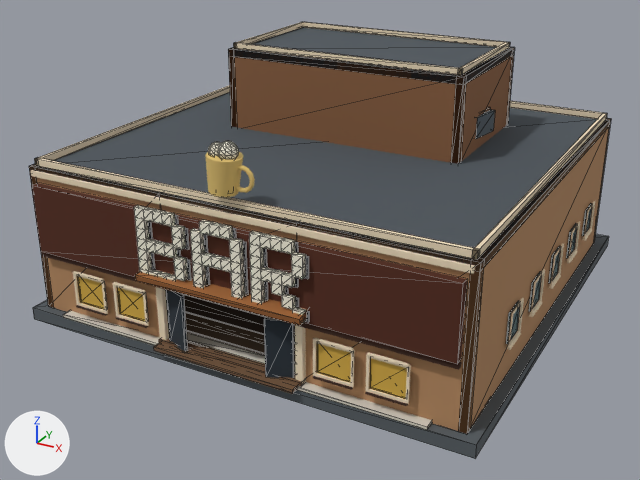
One commit to the glTF model assets/vibe_theft_auto_custom/models/bar-building.glb: the scene before it, then after it.
Rendered twice from a 50 mm lens placed at (19.5, -38.3, 21.2), pointed at (-0.4, -2.1, 3.0). Every picture has the same lights, and +X, +Y and +Z are marked at lower left. The older version comes first. Mesh edges are drawn as thin lines on the coarser meshes. Where no turn or scale is listed for an object, it has been applied to the vertices. Vertices at exactly the same position are counted once.

Script lines for the objects in view, before the commit:
```python
me_mesh_12 = bpy.data.meshes.new('Mesh_12')
me_mesh_12.from_pydata(...)  # 24 vertices, 48 faces; spans x -6.3..6.3, y -1.0..6.4, z 7.63..11.93
me_mesh_12.materials.append(mat_material_8)  # brown #8b6040
me_mesh_17 = bpy.data.meshes.new('Mesh_17')
me_mesh_17.from_pydata(...)  # 40 vertices, 60 faces; spans x -10.4..10.4, y -11.3..-10.9, z 1.4..3.8
me_mesh_17.materials.append(mat_material_11)  # brown #3c2115
me_mesh_4 = bpy.data.meshes.new('Mesh_4')
me_mesh_4.from_pydata(...)  # a box spanning x -10.9..-10.5, y -10.8..10.1, z 0.6..7.9
me_mesh_4.materials.append(mat_material_3)  # orange #b68a61
me_mesh_5 = bpy.data.meshes.new('Mesh_5')
me_mesh_5.from_pydata(...)  # a box spanning x 10.5..10.9, y -10.8..10.1, z 0.6..7.9
me_mesh_5.materials.append(mat_material_3)  # orange #b68a61
me_mesh_7 = bpy.data.meshes.new('Mesh_7')
me_mesh_7.from_pydata(...)  # a box spanning x -10.9..10.9, y -10.8..10.1, z 7.5..7.9; a box spanning x -6.3..6.3, y -1.0..6.4, z 11.6..11.9
me_mesh_7.materials.append(mat_material_4)  # greyish blue #4d555c
ob_bar_cutaway_roof_0 = bpy.data.objects.new('bar_cutaway_roof_0', me_mesh_7)
ob_bar_cutaway_roof_0.location = (0.0, 0.0, 0.0)
ob_bar_cutaway_upper_0 = bpy.data.objects.new('bar_cutaway_upper_0', me_mesh_12)
ob_bar_cutaway_upper_0.location = (0.0, 0.0, 0.0)
ob_bar_exterior_detail_merged_4 = bpy.data.objects.new('bar_exterior_detail_merged_4', me_mesh_17)
ob_bar_exterior_detail_merged_4.location = (0.0, 0.0, 0.0)
ob_bar_hull_wall_left_merged_0 = bpy.data.objects.new('bar_hull_wall_left_merged_0', me_mesh_4)
ob_bar_hull_wall_left_merged_0.location = (0.0, 0.0, 0.0)
ob_bar_hull_wall_right_merged_0 = bpy.data.objects.new('bar_hull_wall_right_merged_0', me_mesh_5)
ob_bar_hull_wall_right_merged_0.location = (0.0, 0.0, 0.0)
# also in view: 'bar_interior_merged_1' at (0.0, -0.3, 0.8); 'bar_exterior_detail_merged_5' at (0.0, -10.7, 4.4); 'bar_hull_wall_front_merged_0' at (0.0, -10.6, 4.2); 'bar_cutaway_roof_1' at (0.0, -0.4, 10.0); 'bar_foundation_merged_1' at (0.0, -10.0, 0.7)
```
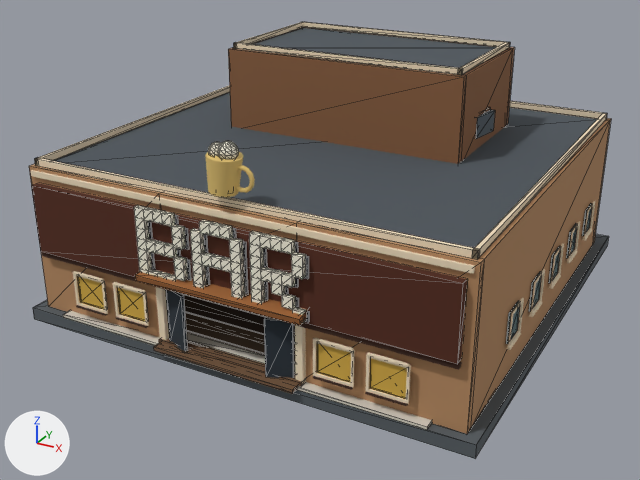
Pixel boxes [x1, y1, x2, y2] of what changed, in the pictures (640 x 480 px; the box of a moved part takes in the faces that stretch with it):
'bar_cutaway_roof_0', reshaped (6% narrower, 10% shorter)
    before: [30, 27, 610, 271]
    after: [53, 28, 597, 248]
'bar_hull_wall_right_merged_0', rescaled (8% narrower)
    before: [458, 120, 611, 434]
    after: [470, 120, 610, 429]
'bar_hull_wall_left_merged_0', rescaled (not visible afterwards)
    before: [29, 164, 53, 307]
part 3 of me_mesh_7, moved or reshaped
    before: [30, 92, 610, 271]
    after: [53, 92, 512, 166]
part 4 of me_mesh_7, moved or reshaped
    before: [228, 27, 514, 85]
    after: [252, 28, 496, 68]
part 5 of me_mesh_12, moved or reshaped
    before: [228, 27, 514, 164]
    after: [253, 28, 512, 161]

The edits, one by one:
me_mesh_4 is used by ob_bar_hull_wall_left_merged_0; location (0.0, 0.0, 0.0).
me_mesh_4 had 8 vertices, 12 faces and spanned x -10.9..-10.5, y -10.8..10.1, z 0.6..7.9.
me_mesh_4 now has 8 vertices, 12 faces and spans x -10.9..-10.5, y -10.4..9.7, z 0.6..7.9.
me_mesh_4 part 1: the whole mesh is scaled about its middle by (1, 0.966, 1).
me_mesh_5 is used by ob_bar_hull_wall_right_merged_0; location (0.0, 0.0, 0.0).
me_mesh_5 had 8 vertices, 12 faces and spanned x 10.5..10.9, y -10.8..10.1, z 0.6..7.9.
me_mesh_5 now has 8 vertices, 12 faces and spans x 10.5..10.9, y -10.4..9.7, z 0.6..7.9.
me_mesh_5 part 2: the whole mesh is scaled about its middle by (1, 0.966, 1).
me_mesh_7 is used by ob_bar_cutaway_roof_0; location (0.0, 0.0, 0.0).
me_mesh_7 had 16 vertices, 24 faces and spanned x -10.9..10.9, y -10.8..10.1, z 7.5..11.9.
me_mesh_7 now has 16 vertices, 24 faces and spans x -10.4..10.4, y -10.4..9.7, z 7.5..11.9.
me_mesh_7 part 3: the loose piece of 8 vertices spanning x -10.9..10.9, y -10.8..10.1, z 7.5..7.9 is scaled about its middle by (0.963, 0.962, 1).
me_mesh_7 part 4: the loose piece of 8 vertices spanning x -6.3..6.3, y -1.0..6.4, z 11.6..11.9 is scaled about its middle by (0.937, 0.892, 1).
me_mesh_12 is used by ob_bar_cutaway_upper_0; location (0.0, 0.0, 0.0).
me_mesh_12 had 24 vertices, 48 faces and spanned x -6.3..6.3, y -1.0..6.4, z 7.63..11.93.
me_mesh_12 now has 28 vertices, 48 faces and spans x -6.3..6.3, y -1.0..6.4, z 7.63..11.93.
Part 5, on me_mesh_12:
6 vertices are removed from x -5.94..5.94, y -1.0..6.4, z 7.63..11.93.
24 faces are deleted.
2 vertices move from x -5.94, y -1.0..6.4, z 7.63..11.93 to x -5.94, y -0.64..6.04, z 7.63..11.93.
5 vertices are added at (5.94, 6.04, 11.93), (5.94, -0.64, 11.93), (5.94, 6.04, 7.63), (5.94, -0.64, 7.63), (-5.94, 6.04, 7.63).
5 new vertices lie (0.0, -6.68, 0.0) away from vertices in x -6.3..6.3, y 6.04..6.4, z 7.63..11.93.
24 new faces join them.
